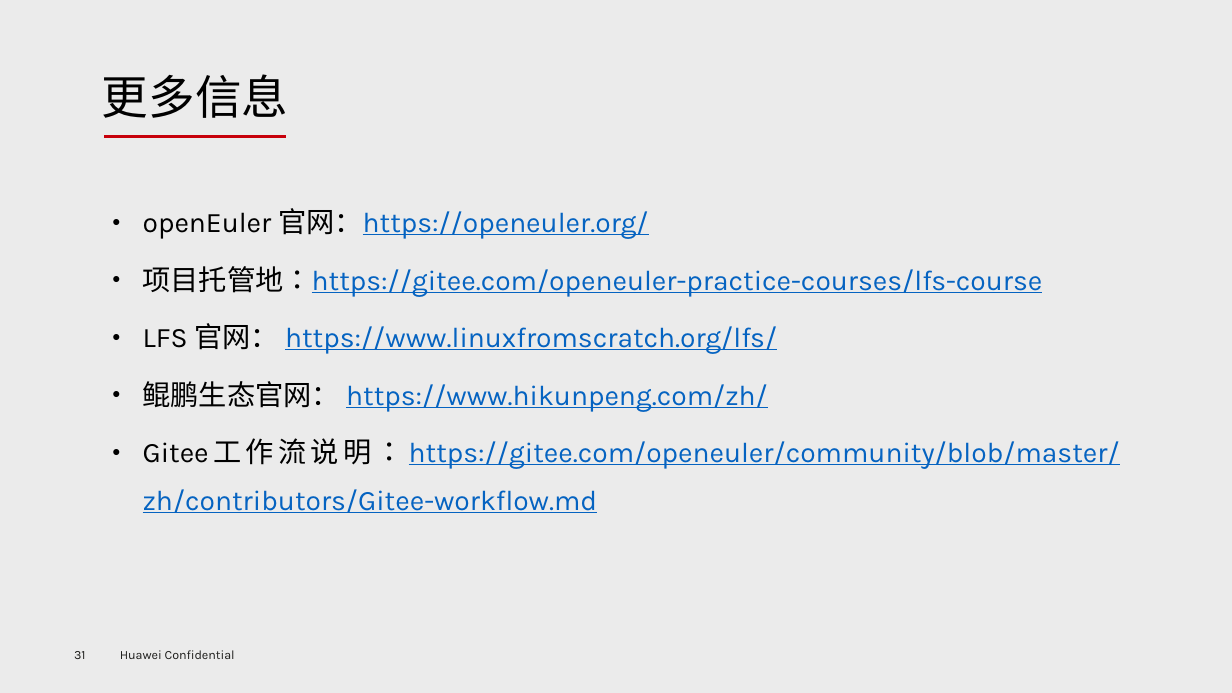
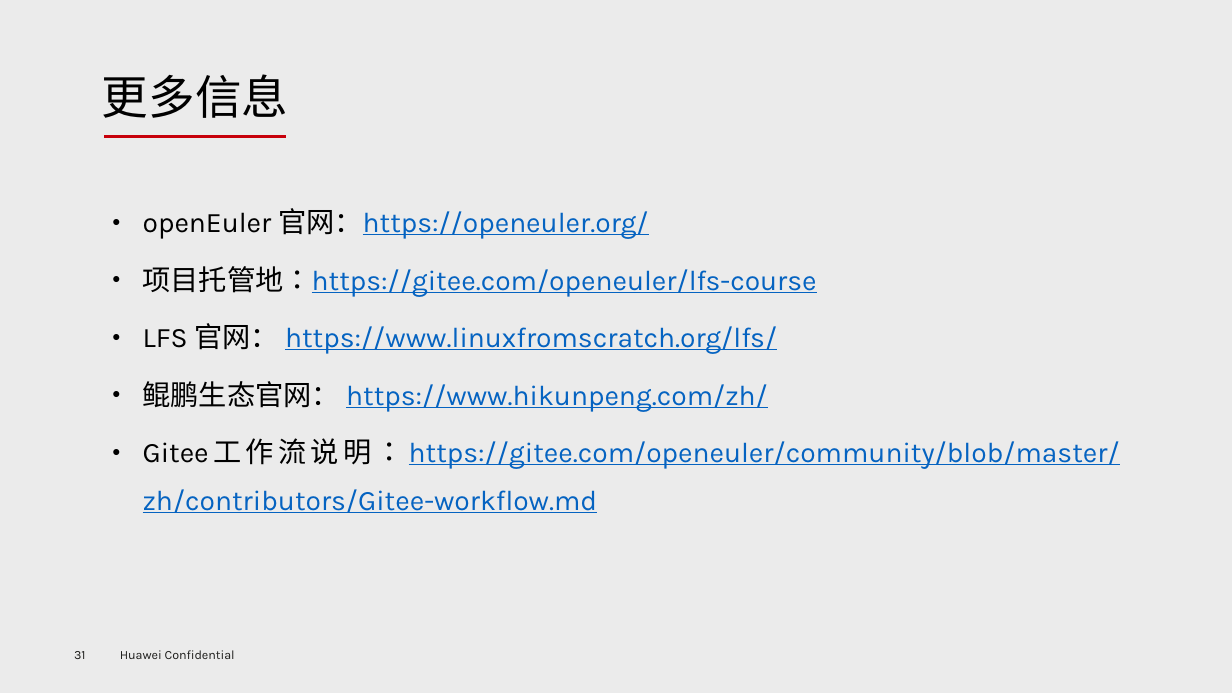
Before and after one commit to openeuler-mirror/lfs-course, a slide deck: slide 32 of lfs-7.7-systemd/documents/LFS-on-openEuler_Lecture-Handout_v1.3.pptx. Drawn at 1232x693 pixels with LibreOffice and Linux fonts; fonts in the diff are those of the drawing; background and template pictures are left out. Boxes give left, top, right and bottom in pixels: in the first picture for what was removed or moved away, otherwise in the second. Text is boxed around its words. In the diff, an @@ line names an element or a change of style, - is before the commit and + after.

Commit message:
Update lfs-course official repository address,etc.
1. Update the lfs-course official repository address from "gitee.com/openeuler-practice-courses/lfs-course" to "gitee.com/openeuler/lfs-course" in all of the documents and shell scripts.
2. Correct some errors in the scripts.
3. Optimize the articulation of scripts to scripts.

```diff
--- a/lfs-7.7-systemd/documents/LFS-on-openEuler_Lecture-Handout_v1.3.pptx
+++ b/lfs-7.7-systemd/documents/LFS-on-openEuler_Lecture-Handout_v1.3.pptx
@@ text at [143, 266, 817, 297]: text changed @@
-● 项目托管地：https://gitee.com/openeuler-practice-courses/lfs-course
+● 项目托管地：https://gitee.com/openeuler/lfs-course
```
Also in this commit, not shown: 2 other slides changed, 12 other files.
